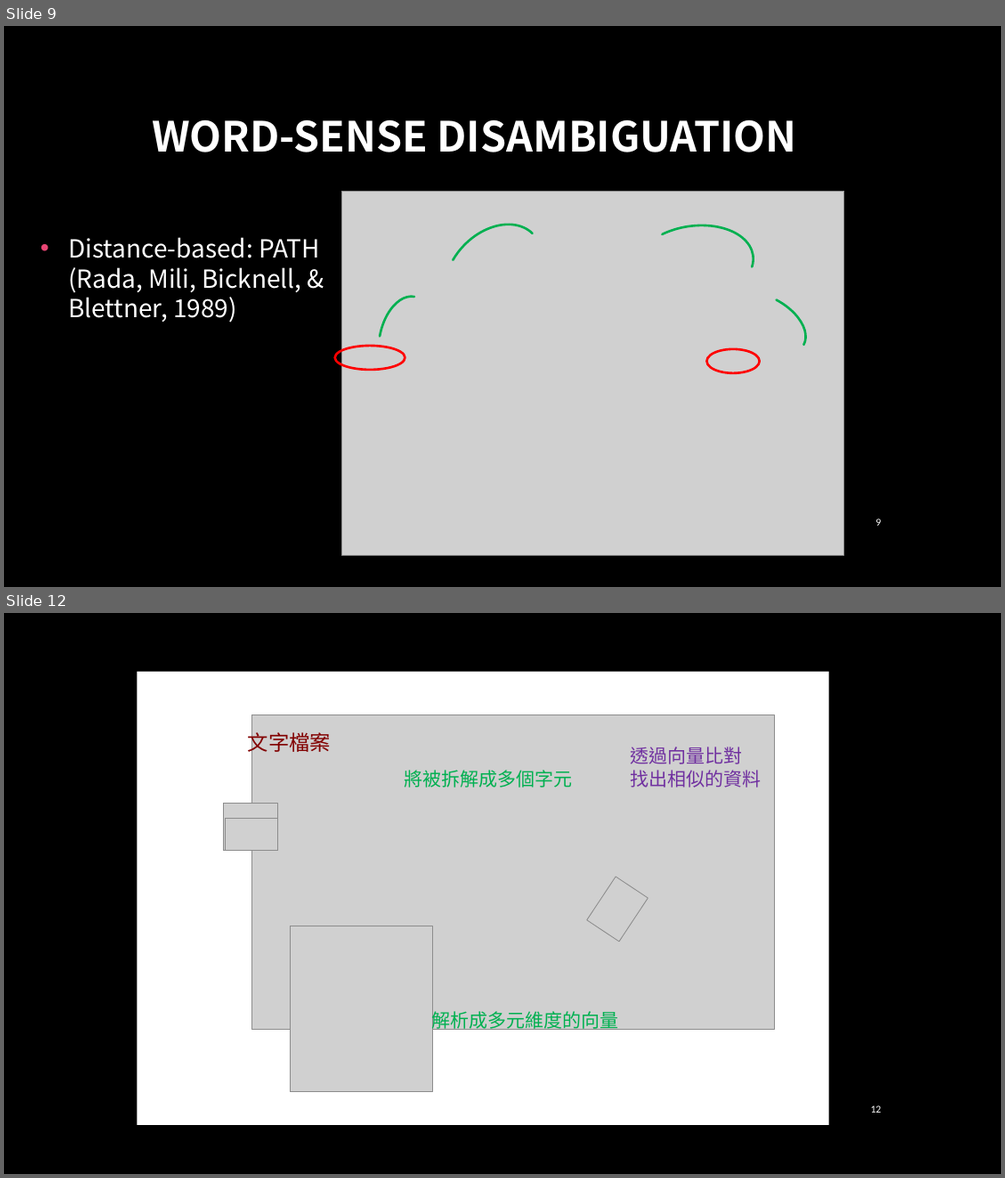
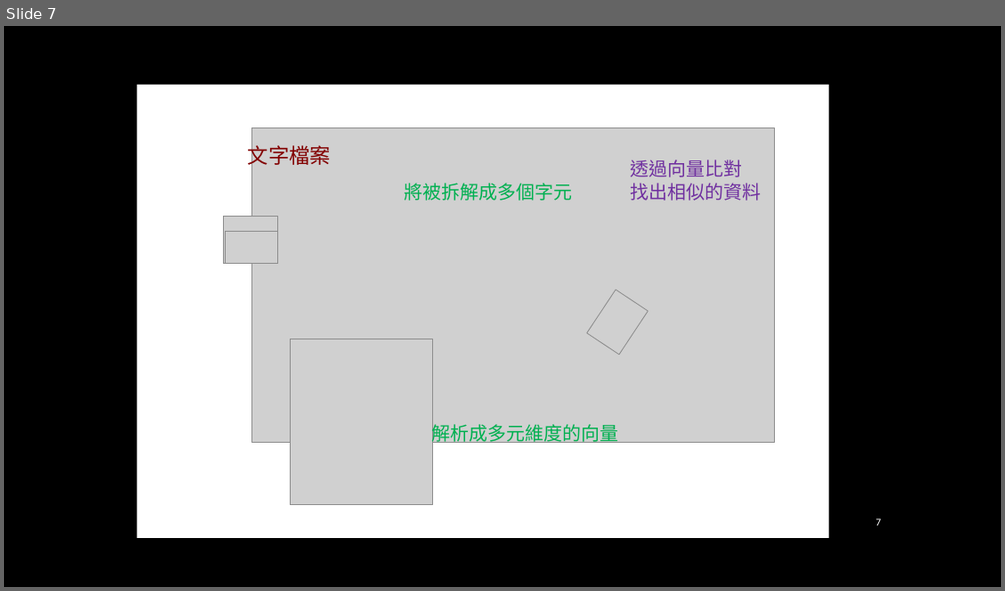
Before and after one commit to jiaweichang/biography, a slide deck: slides/Talks/Foundation of Natural Language Understanding.pptx. Shown one above the other, each under a label of ours: slides 9 and 12 before the commit, slide 7 after it; the slides between them are not shown. The pictures are 1005x1178 and 1005x591 pixels, drawn with LibreOffice and Linux fonts; fonts in the diff are those of the drawing; grey boxes stand for pictures; background and template pictures are left out. Boxes give left, top, right and bottom in pixels: in the first picture for what was removed or moved away, otherwise in the second. Text is boxed around its words. In the diff, an @@ line names an element or a change of style, - is before the commit and + after.

```diff
--- a/slides/Talks/Foundation of Natural Language Understanding.pptx
+++ b/slides/Talks/Foundation of Natural Language Understanding.pptx
@@ slide 9 removed at (4, 26, 1001, 587), background picture (left out) @@
@@ title removed at (152, 120, 797, 152) @@
-WORD-SENSE DISAMBIGUATION
@@ picture removed at (342, 192, 844, 556) @@
@@ text removed at (68, 237, 320, 322) @@
-  • Distance-based: PATH (Rada, Mili, Bicknell, & Blettner, 1989)
@@ group removed at (335, 205, 817, 390): 4 arc (boxed as its full ellipse)s, 2 ellipses @@
@@ page number removed at (875, 518, 881, 525) @@
-9
@@ what was slide 12 is now slide 7 @@
@@ page number at (875, 518, 881, 525): text changed @@
-12
+7
```
Also in this commit, not shown: 1 slide changed, 6 slides added, 8 other slides removed, 2 other files.
